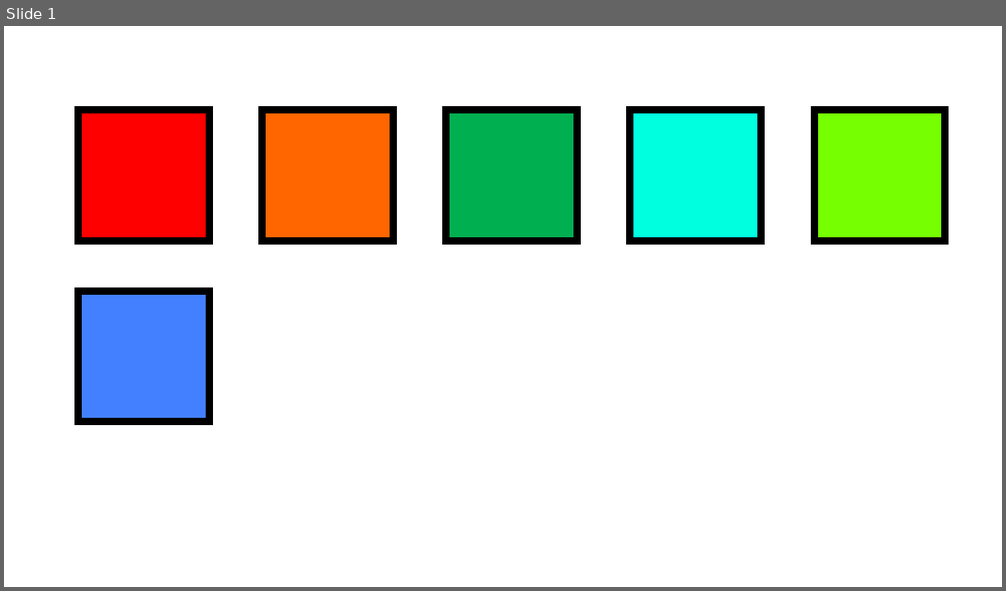
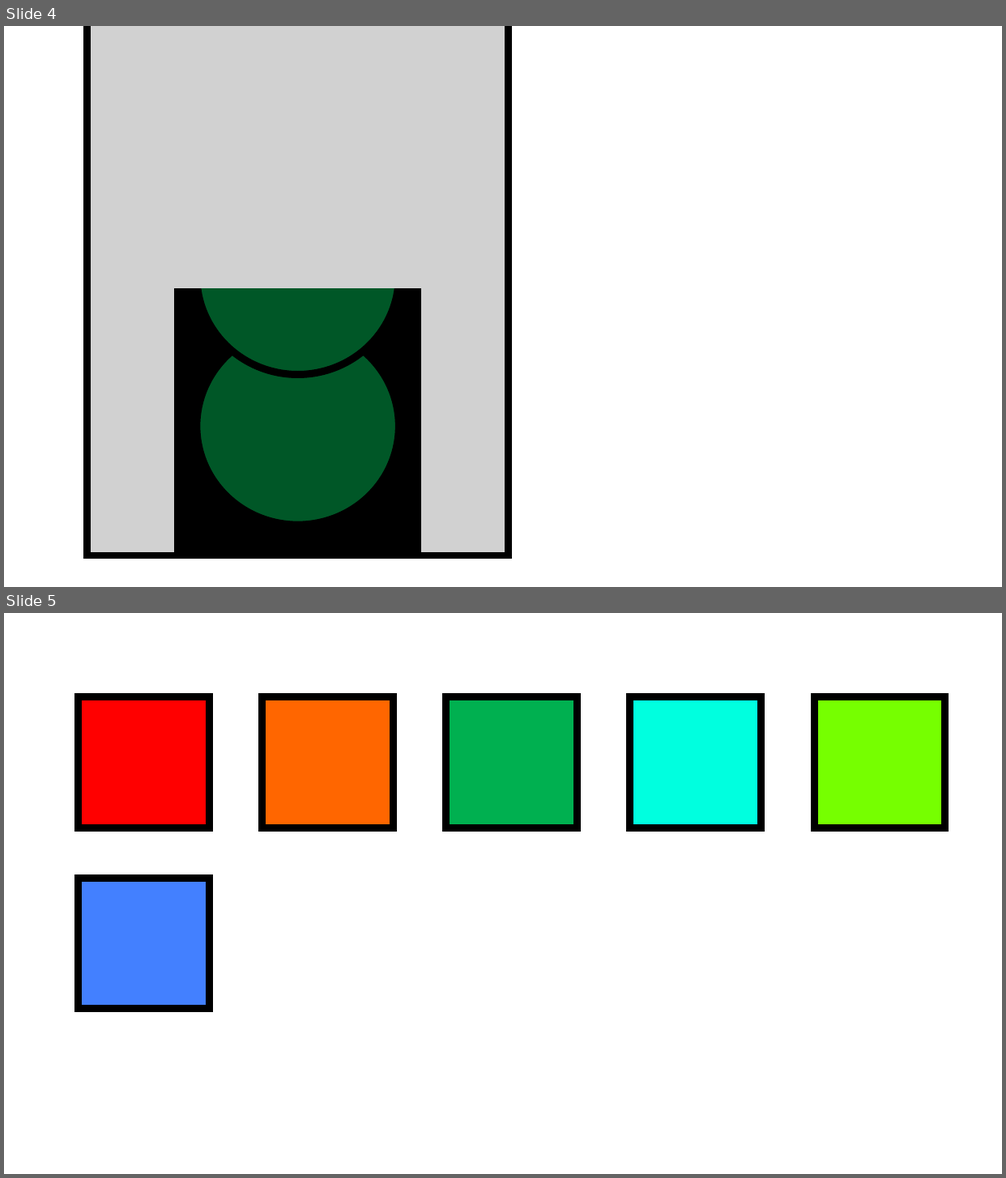
Before and after one commit to JoqTheJJ/IC-8048-Simulador_Virus, a slide deck: Documentacion/Sprites o imagenes/Sprites.pptx. Shown one above the other, each under a label of ours: slide 1 before the commit, slides 4 and 5 after it. The pictures are 1006x591 and 1006x1178 pixels, drawn with LibreOffice and Linux fonts; fonts in the diff are those of the drawing. Boxes give left, top, right and bottom in pixels: in the first picture for what was removed or moved away, otherwise in the second. Text is boxed around its words. In the diff, an @@ line names an element or a change of style, - is before the commit and + after.

```diff
--- a/Documentacion/Sprites o imagenes/Sprites.pptx
+++ b/Documentacion/Sprites o imagenes/Sprites.pptx
@@ slide 4 added at <box>4,26,1002,587</box>, background #FFFFFF @@
@@ rectangle added at <box>87,26,509,556</box>, fill #D1D1D1, outline #000000 7 pt @@
@@ rectangle added at <box>100,26,503,288</box>, fill #D1D1D1 @@
@@ ellipse added at <box>197,177,398,375</box>, fill #00B050, outline #000000 7 pt @@
@@ rectangle added at <box>177,281,418,554</box>, fill #000000, outline #000000 7 pt @@
@@ rectangle added at <box>177,281,418,554</box>, fill #000000 at 50% opacity, outline #000000 7 pt @@
@@ ellipse added at <box>197,327,398,525</box>, fill #00B050, outline #000000 7 pt @@
@@ what was slide 1 is now slide 5 @@
```
Also in this commit, not shown: 3 other slides added, 6 other files.
